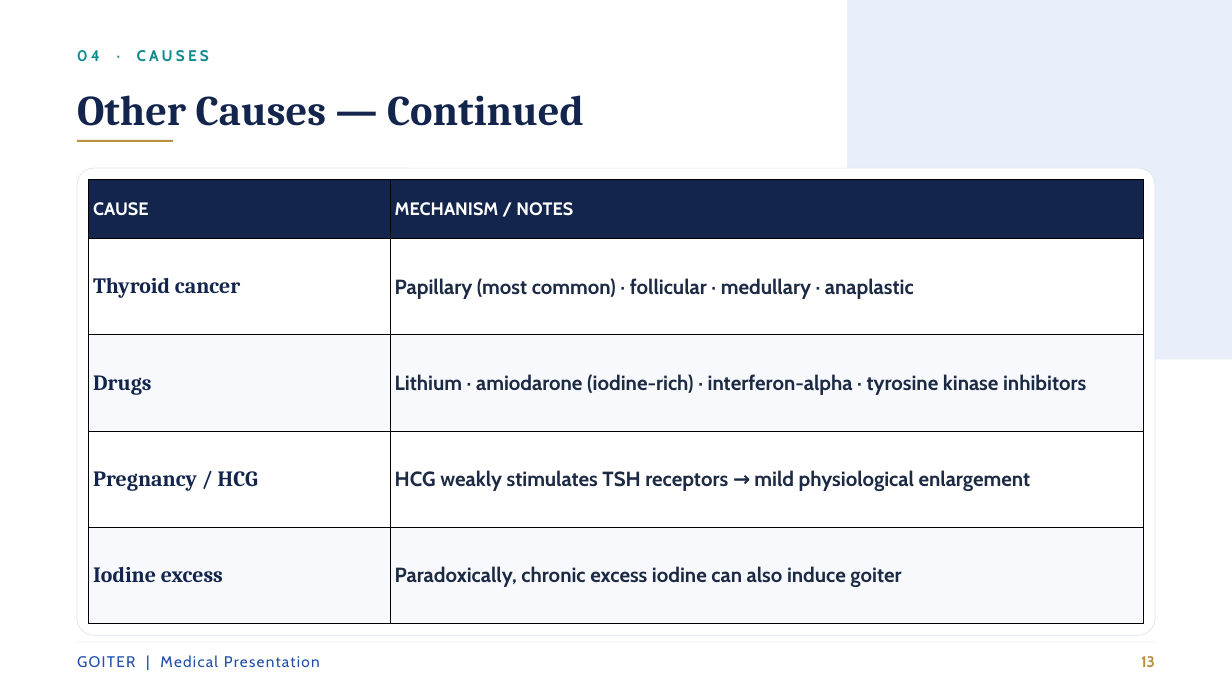
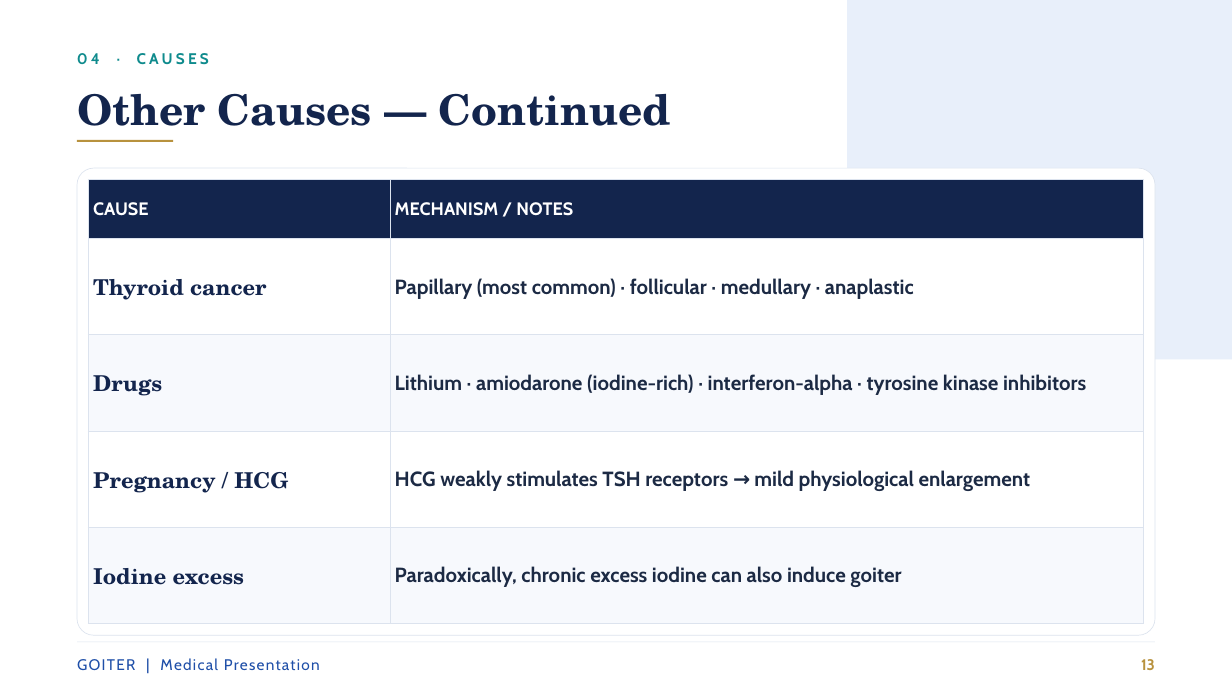
Before and after one commit to amrkarm548-ops/DSLIDES, a slide deck: slide 13 of Goiter_Presentation.pptx. Drawn at 1232x693 pixels with LibreOffice and Linux fonts; fonts in the diff are those of the drawing. Boxes give left, top, right and bottom in pixels: in the first picture for what was removed or moved away, otherwise in the second. Text is boxed around its words. In the diff, an @@ line names an element or a change of style, - is before the commit and + after.

Commit message:
Quality pass: Windows-native fonts (Georgia/Segoe UI), real gradient fills, run highlights, pill separators, light table borders

```diff
--- a/Goiter_Presentation.pptx
+++ b/Goiter_Presentation.pptx
@@ text "Other Causes — Continued" at [77, 93, 671, 126]: font Cambria to TeX Gyre Schola @@
@@ table at [89, 179, 1143, 624] @@
@@ highlight none to #13254D in "CAUSE", "MECHANISM / NOTES" @@
@@ font Cambria to TeX Gyre Schola in "Thyroid cancer", "Drugs", "Pregnancy / HCG", "Iodine excess" @@
@@ highlight none to #FFFFFF in "Thyroid cancer", "Papillary (most common) · follicular · medullary ...", "Pregnancy / HCG", "HCG weakly stimulates TSH receptors → mild ..." @@
@@ highlight none to #F7F9FD in "Drugs", "Lithium · amiodarone (iodine-rich) · interferon-alpha · ...", "Iodine excess", "Paradoxically, chronic excess iodine can also induce ..." @@
@@ borders changed @@
@@ line spacing 1 to 1.18 in 3 elements at [77, 53, 209, 65], [77, 658, 320, 670], [1141, 659, 1155, 670] @@
```
Also in this commit, not shown: 40 other slides changed.
